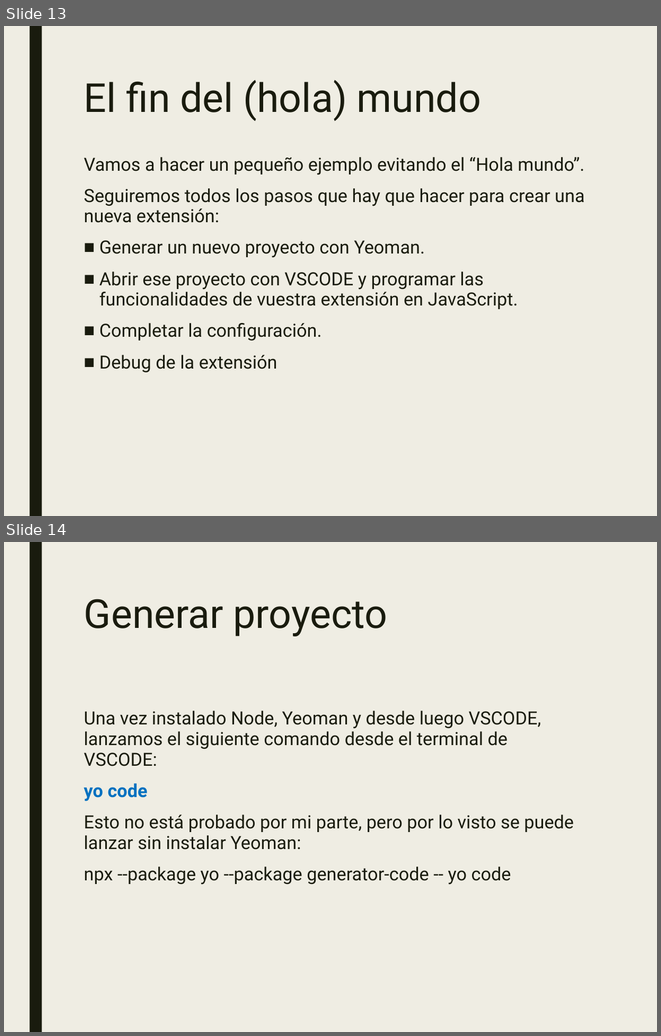
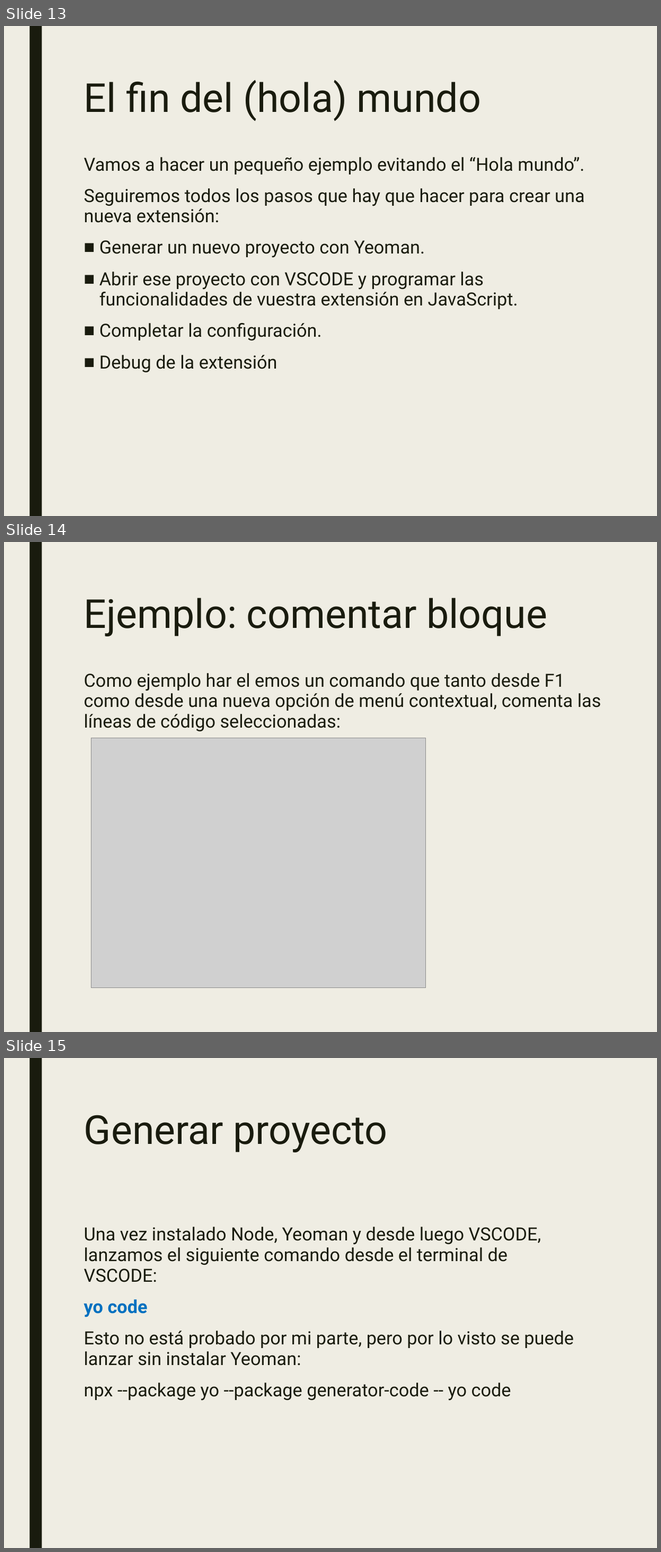
Before and after one commit to JalmarazMartn/dotnetrioja1, a slide deck: VSCODE Extensiones.ppt. Shown one above the other, each under a label of ours: slides 13 and 14 before the commit, slides 13, 14 and 15 after it. The pictures are 661x1036 and 661x1552 pixels, drawn with LibreOffice and Linux fonts; fonts in the diff are those of the drawing; grey boxes stand for pictures. Boxes give left, top, right and bottom in pixels: in the first picture for what was removed or moved away, otherwise in the second. Text is boxed around its words. In the diff, an @@ line names an element or a change of style, - is before the commit and + after.

```diff
--- a/VSCODE Extensiones.ppt
+++ b/VSCODE Extensiones.ppt
@@ slide 14 added at (4, 542, 657, 1032), background #EFEDE3; not listed: 1 template element that a slide beside it also shows @@
@@ title added at (84, 598, 547, 636), 44 pt, text #191B0E @@
+Ejemplo: comentar bloque
@@ text added at (84, 673, 601, 731), 20 pt, text #191B0E @@
+Como ejemplo har el emos un comando que tanto desde F1 como desde una nueva opción de menú contextual, comenta las líneas de código seleccionadas:
@@ picture added at (91, 738, 425, 987) @@
@@ what was slide 14 is now slide 15 @@
```
Also in this commit, not shown: 7 slides changed, 8 other slides added, 2 slides removed, 2 other files.
